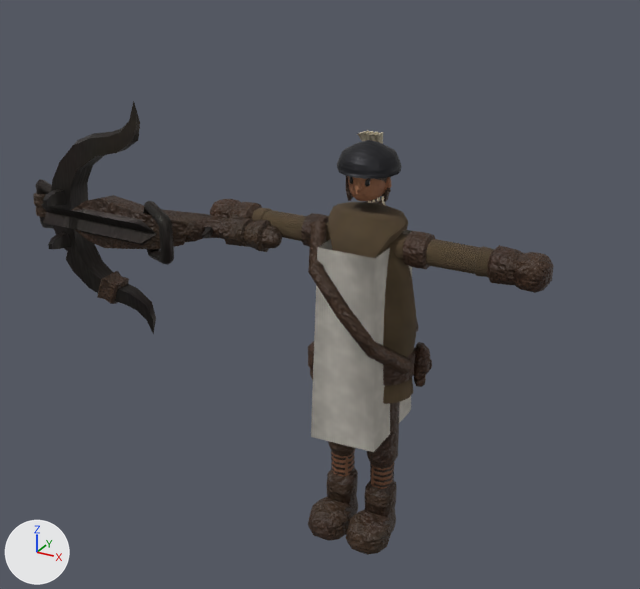
The glTF model csharp/Unciv.Godot/Packs/units/models/unit/Crossbowman.glb as it was, and as the next commit left it.
Camera for both pictures: a 50 mm lens placed at (0.559, -1.168, 1.013), pointed at (-0.09, 0.012, 0.423). The axes (+X, +Y, +Z) are drawn at lower left. The lights are the same throughout. The picture after the commit comes second.

Script lines for the objects in view, before the commit:
```python
me_mesh_2h_crossbow = bpy.data.meshes.new('Mesh_2H_Crossbow')
me_mesh_2h_crossbow.from_pydata(...)  # 418 vertices, 792 faces; spans x -0.612..0.612, y -1.163..0.278, z -0.171..0.308
# faces by material slot: [329, 463]
me_mesh_2h_crossbow.materials.append(mat_leather)
me_mesh_2h_crossbow.materials.append(mat_iron)
me_mesh_skinned = bpy.data.meshes.new('Mesh_skinned')
me_mesh_skinned.from_pydata(...)  # 2616 vertices, 4863 faces; spans x -0.85..0.85, y -0.27..0.33, z 0.04..2.1
# faces by material slot: [1086, 2924, 403, 138, 160, 32, 120]
me_mesh_skinned.materials.append(mat_wool)
me_mesh_skinned.materials.append(mat_leather)
me_mesh_skinned.materials.append(mat_skin)
me_mesh_skinned.materials.append(mat_dark)
me_mesh_skinned.materials.append(mat_iron)
me_mesh_skinned.materials.append(mat_teamcolor)
me_mesh_skinned.materials.append(mat_bone)
ob_2h_crossbow = bpy.data.objects.new('2H_Crossbow', me_mesh_2h_crossbow)
ob_2h_crossbow.location = (-0.228, -0.054, 0.524)
ob_2h_crossbow.rotation_euler = (1.571, 1.571, 0.0)  # degrees (90, 90, 0)
ob_2h_crossbow.scale = (0.337, 0.337, 0.337)
ob_warrior = bpy.data.objects.new('Warrior', me_mesh_skinned)
ob_warrior.location = (0.0, 0.0, -0.012)
ob_warrior.scale = (0.337, 0.337, 0.337)
```
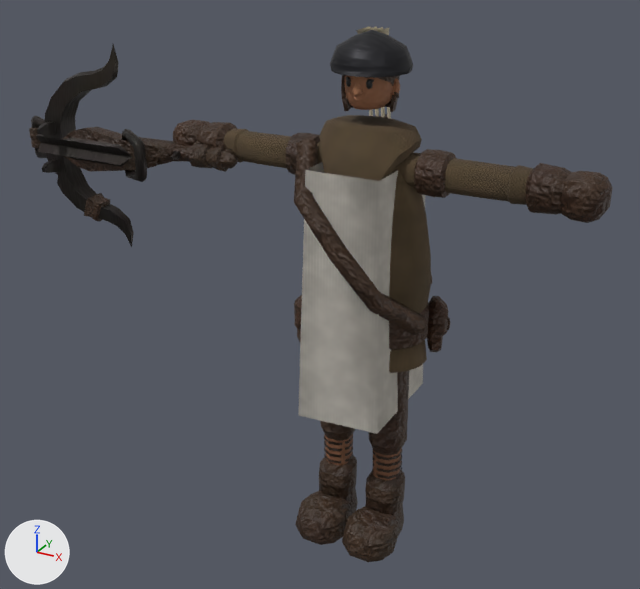
Pixel boxes [x1, y1, x2, y2] of what changed, in the pictures (640 x 589 px):
'Warrior', moved, rescaled (28% wider, 26% taller): before [210, 130, 554, 555]; after [173, 26, 613, 562]
'2H_Crossbow', moved, rescaled (16% narrower, 12% shorter): before [33, 101, 282, 334]; after [29, 44, 238, 248]

The change, as a list of edits to the scene's bpy script:
```text
Change ob_warrior:
    ob_warrior.location: (0.0, 0.0, -0.012) -> (0.0, 0.0, -0.015)
    ob_warrior.scale: (0.337, 0.337, 0.337) -> (0.413, 0.413, 0.413)
Change ob_2h_crossbow:
    ob_2h_crossbow.location: (-0.228, -0.054, 0.524) -> (-0.293, -0.048, 0.643)
    ob_2h_crossbow.scale: (0.337, 0.337, 0.337) -> (0.281, 0.281, 0.281)
```
